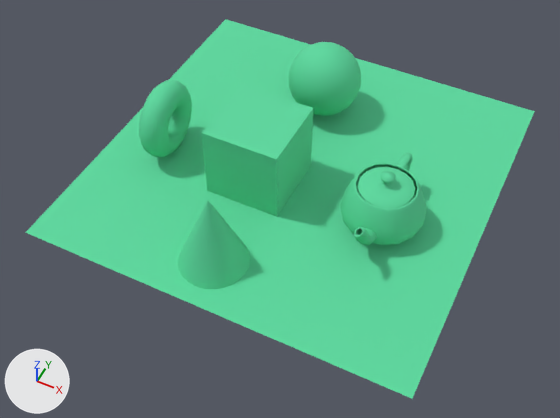
A saved change to the OBJ model assets/scene.obj.
Both versions are drawn from a camera (50 mm lens) standing at (60.3, -105.4, 116.3) and looking at (13.3, -11.4, -1.2). Arrows for +X, +Y and +Z are at lower left; the lights stay in place. Where no turn or scale is listed for an object, it has been applied to the vertices.

Objects in the first picture: 'scene'.
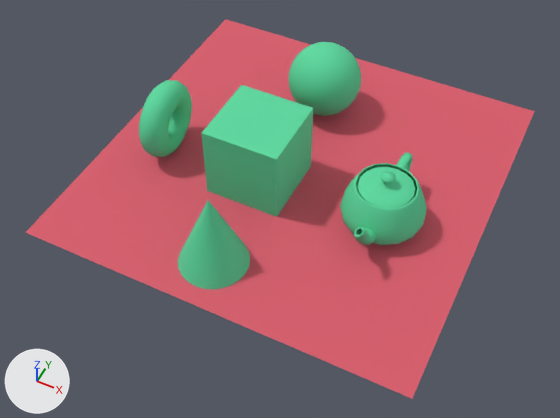
Patch to the scene script:
```diff
--- a/assets/scene.obj.py
+++ b/assets/scene.obj.py
@@ mat_wire_026177089 @@
+mat_wire_026177089 = principled_material('wire_026177089')
+mat_wire_026177089.base_color = (0.694, 0.102, 0.145)  # red #d95a6a
+mat_wire_026177089.roughness = 0.821
@@ me_scene @@
 me_scene.from_pydata(...)  # 1454 vertices, 1466 faces; spans x -28.0..52.0, y -40.1..39.9, z -0.2..16.9
 # used by ob_scene; location = (0.0, 0.0, 0.0)
+# me_scene part 1: 16 of the faces centred in x -18.0..42.0, y -30.1..29.9, z 0.0 switch from mat_wire_026177088 (green #5ad99f) to mat_wire_026177089 (red #d95a6a)
```

Location of each change, [x1, y1, x2, y2] in pixels of the pictures (560 x 418 px):
part 1 of me_scene, recoloured (green to red)
    both: [25, 19, 535, 398]
